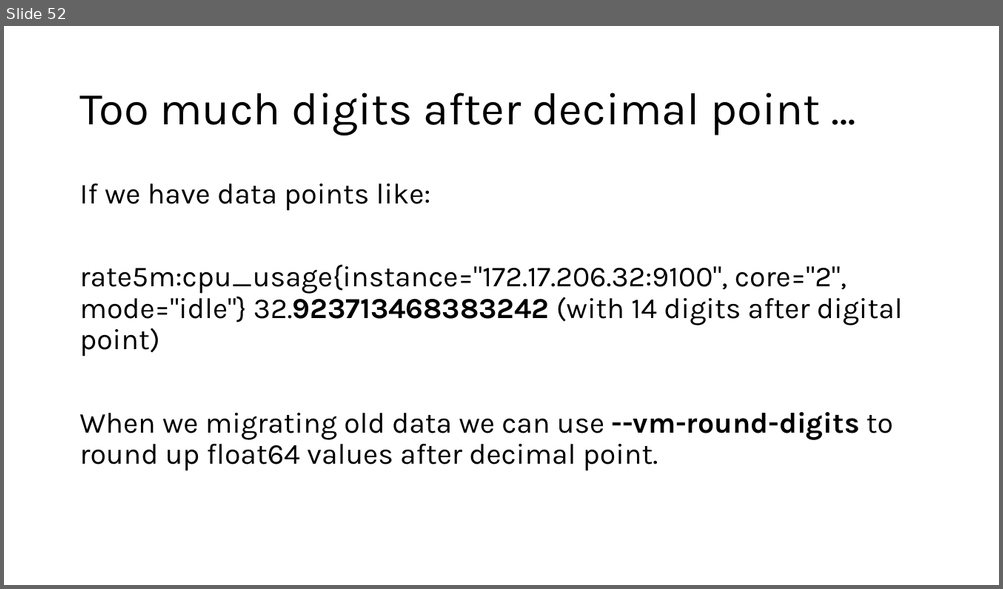
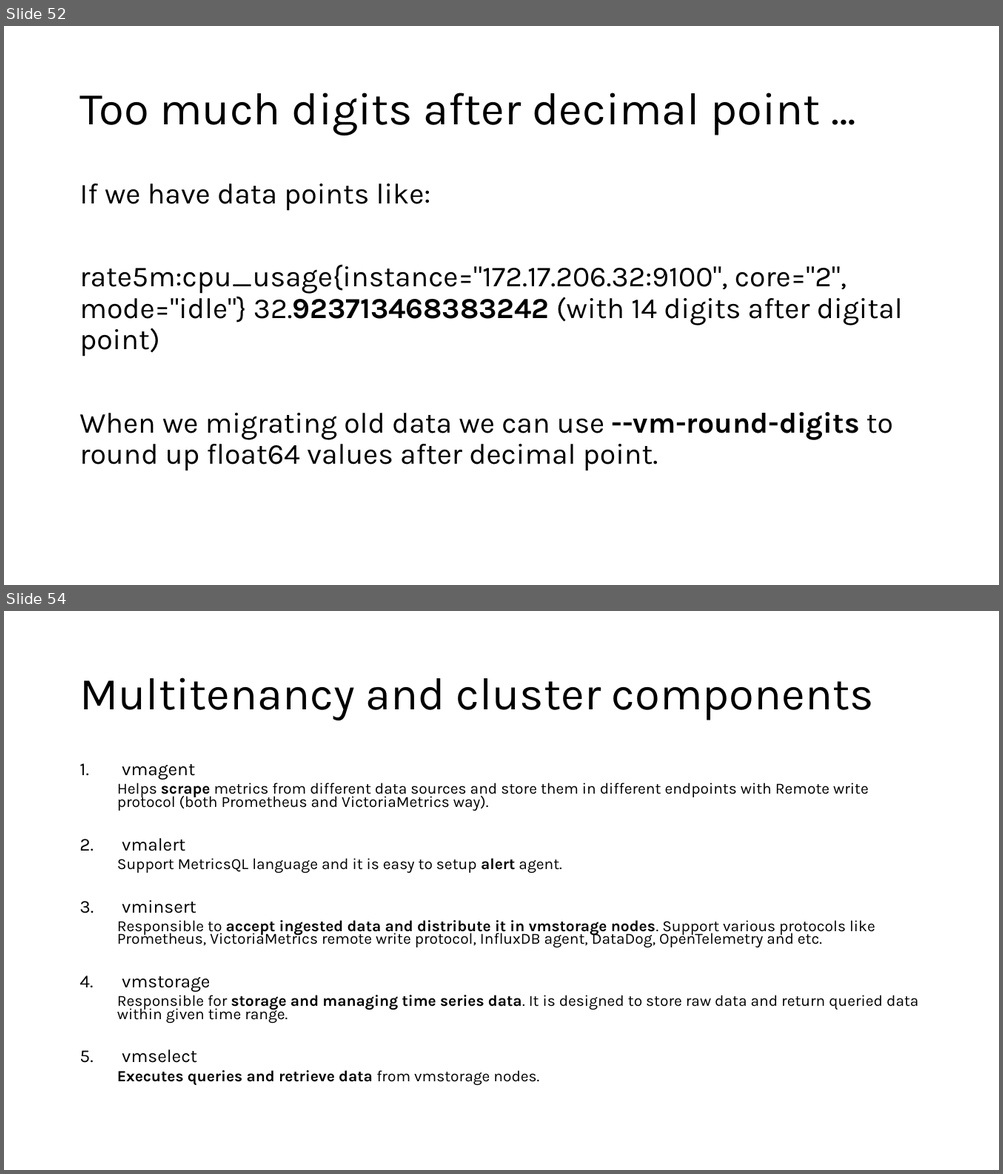
Before and after one commit to DStefanow/victoriametrics-poc, a slide deck: presentation-content/migrating-from-prometheus-to-vm.pptx. Shown one above the other, each under a label of ours: slide 52 before the commit, slides 52 and 54 after it; the slides between them are not shown. The pictures are 1003x589 and 1003x1174 pixels, drawn with LibreOffice and Linux fonts; fonts in the diff are those of the drawing. Boxes give left, top, right and bottom in pixels: in the first picture for what was removed or moved away, otherwise in the second. Text is boxed around its words. In the diff, an @@ line names an element or a change of style, - is before the commit and + after.

Commit message:
Update presentation

```diff
--- a/presentation-content/migrating-from-prometheus-to-vm.pptx
+++ b/presentation-content/migrating-from-prometheus-to-vm.pptx
@@ slide 54 added at (4,611,999,1170), background #FFFFFF @@
@@ title added at (79,678,874,721), 44 pt, text #000000 @@
+Multitenancy and cluster components
@@ text added at (117,764,918,1085), 15 pt, text #000000 @@
+1. vmagent
+  Helps scrape metrics from different data sources and store them in different endpoints with Remote write protocol (both Prometheus and VictoriaMetrics way).
+2. vmalert
+  Support MetricsQL language and it is easy to setup alert agent.
+3. vminsert
+  Responsible to accept ingested data and distribute it in vmstorage nodes. Support various protocols like Prometheus, VictoriaMetrics remote write protocol, InfluxDB agent, DataDog, OpenTelemetry and etc.
+4. vmstorage
+  Responsible for storage and managing time series data. It is designed to store raw data and return queried data within given time range.
+5. vmselect
+  Executes queries and retrieve data from vmstorage nodes.
```
Also in this commit, not shown: 5 other slides added.
